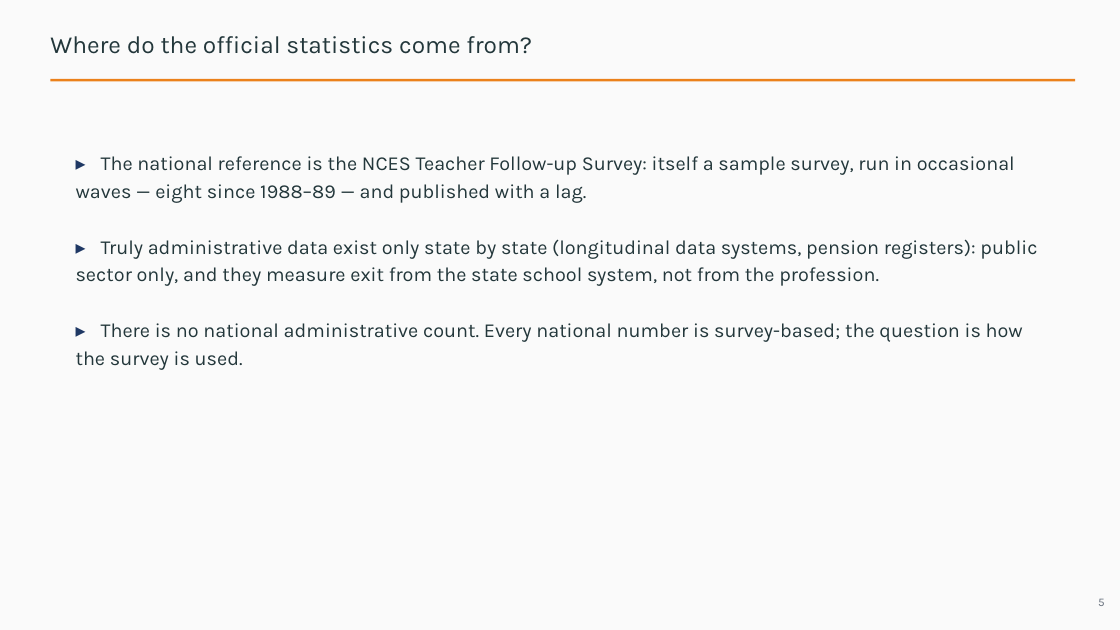
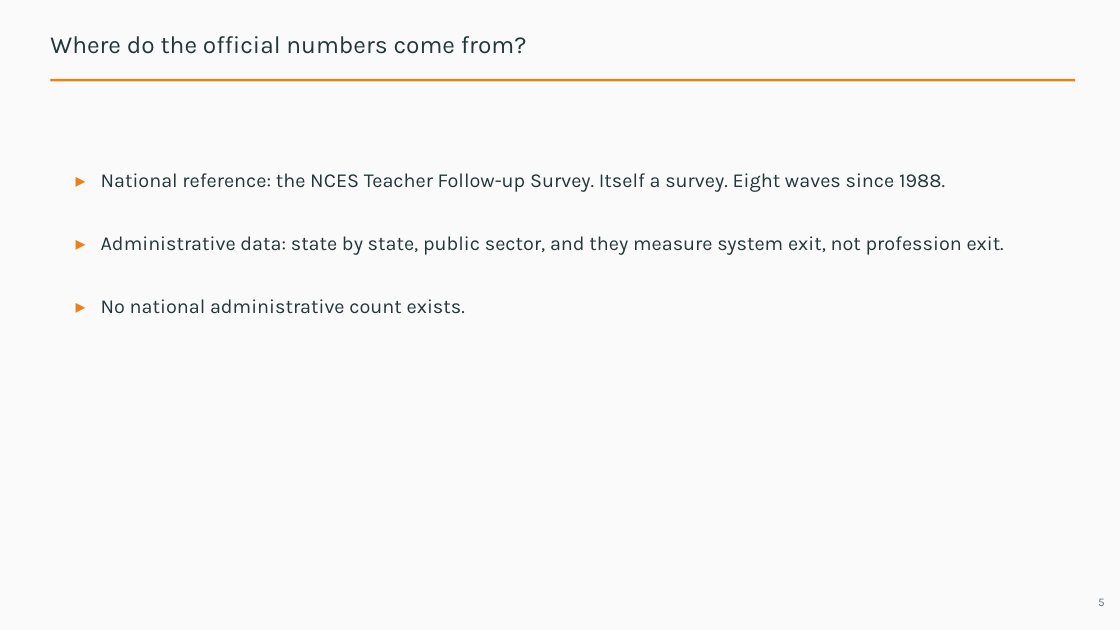
Before and after one commit to jedr1-ship-it/Alternative-Pathways----Quant, a slide deck: slide 5 of report/data_cluster/Proyect_US_cluster.pptx. Drawn at 1120x630 pixels with LibreOffice and Linux fonts; fonts in the diff are those of the drawing. Boxes give left, top, right and bottom in pixels: in the first picture for what was removed or moved away, otherwise in the second. Text is boxed around its words. In the diff, an @@ line names an element or a change of style, - is before the commit and + after.

```diff
--- a/report/data_cluster/Proyect_US_cluster.pptx
+++ b/report/data_cluster/Proyect_US_cluster.pptx
@@ text at <box>50,36,527,54</box>: text changed @@
-Where do the official statistics come from?
+Where do the official numbers come from?
@@ text at <box>101,173,1004,314</box>: text changed @@
-▸ The national reference is the NCES Teacher Follow-up Survey: itself a sample survey, run in occasional waves — eight since 1988–89 — and published with a lag.
-▸ Truly administrative data exist only state by state (longitudinal data systems, pension registers): public sector only, and they measure exit from the state school system, not from the profession.
-▸ There is no national administrative count. Every national number is survey-based; the question is how the survey is used.
+▸ National reference: the NCES Teacher Follow-up Survey. Itself a survey. Eight waves since 1988.
+▸ Administrative data: state by state, public sector, and they measure system exit, not profession exit.
+▸ No national administrative count exists.
```
Also in this commit, not shown: 22 other slides changed, 3 slides added, 15 slides removed, 3 other files.
